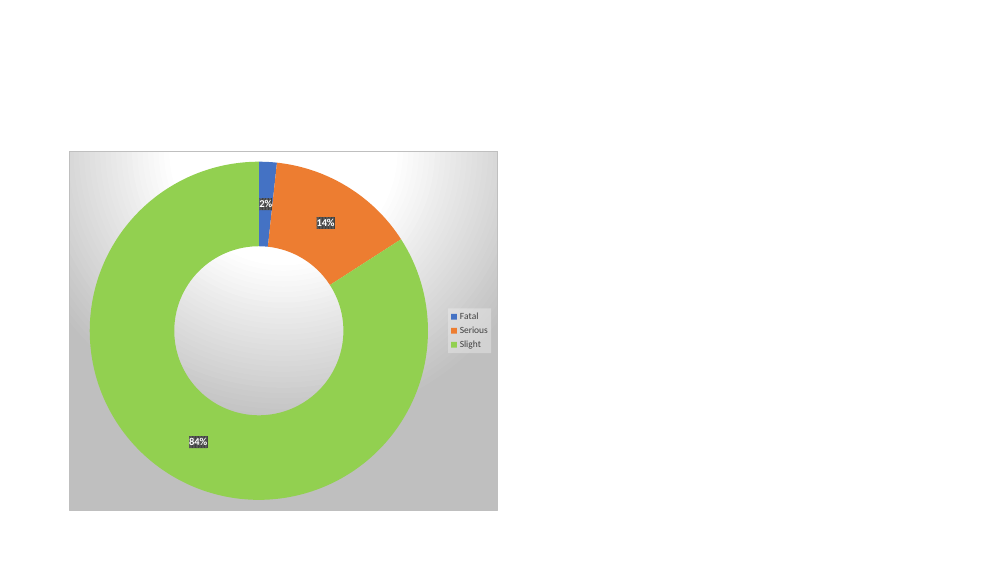
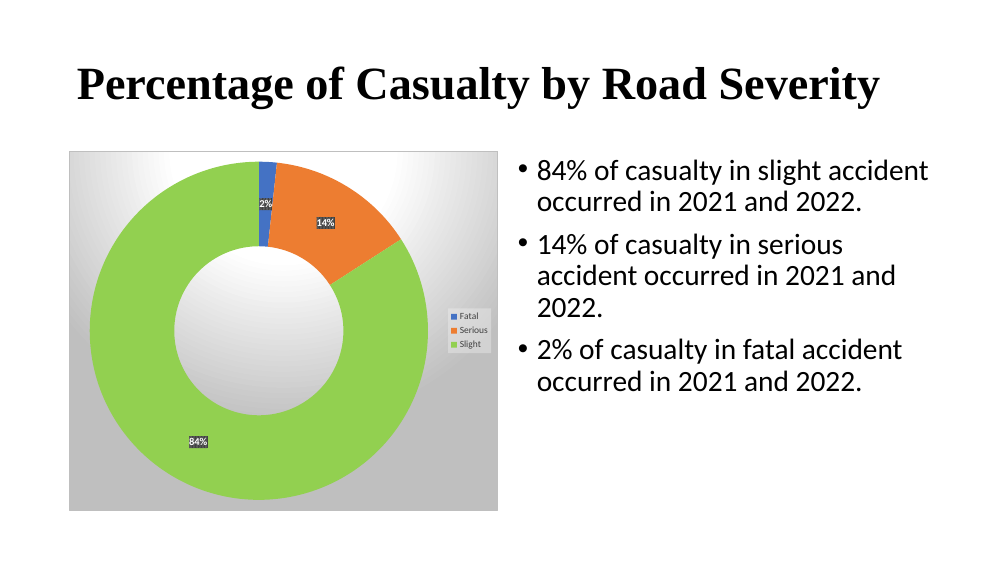
Before and after one commit to Amy2220/Amy_Projects, a slide deck: slide 8 of Road_Accident_Analysis/Road_Accident_Data.pptx (slide 9 before the commit). Drawn at 1008x567 pixels with LibreOffice and Linux fonts; fonts in the diff are those of the drawing. Boxes give left, top, right and bottom in pixels: in the first picture for what was removed or moved away, otherwise in the second. Text is boxed around its words. In the diff, an @@ line names an element or a change of style, - is before the commit and + after.

```diff
--- a/Road_Accident_Analysis/Road_Accident_Data.pptx
+++ b/Road_Accident_Analysis/Road_Accident_Data.pptx
@@ title added at bbox=[77, 66, 881, 109], 44 pt, text #000000, bold @@
+Percentage of Casualty by Road Severity
@@ text added at bbox=[537, 159, 929, 392], 28 pt, text #000000 @@
+• 84% of casualty in slight accident occurred in 2021 and 2022.
+• 14% of casualty in serious accident occurred in 2021 and 2022.
+• 2% of casualty in fatal accident occurred in 2021 and 2022.
```
Also in this commit, not shown: 4 other slides changed, 1 slide removed, 6 other files.
